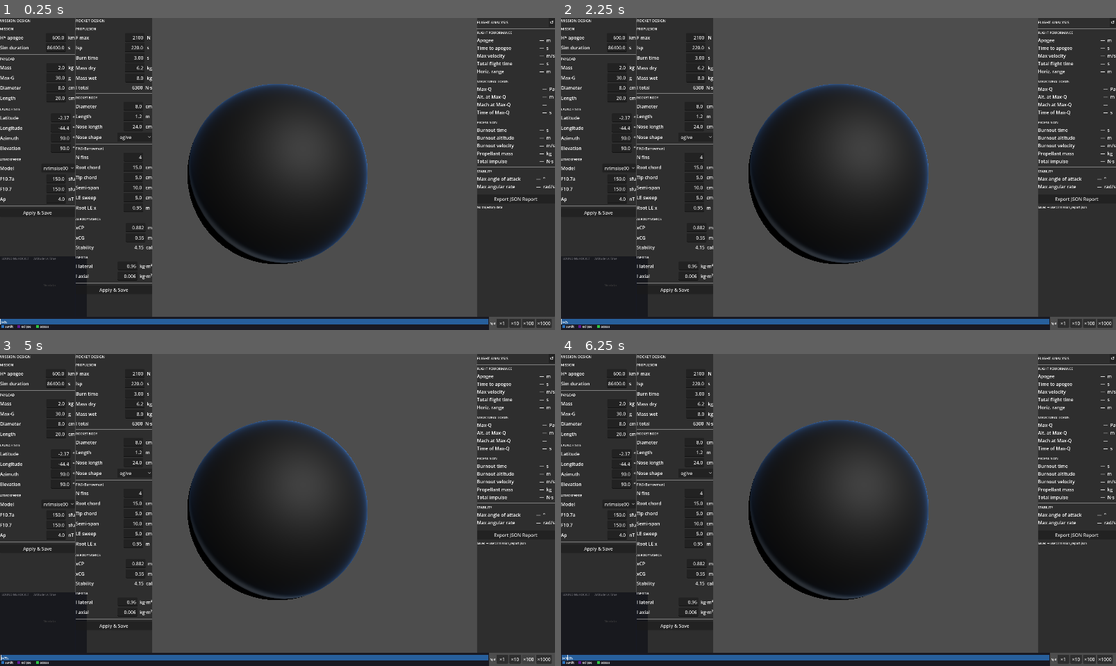
Above: before the commit, frames 1-4 (two rows, left to right).
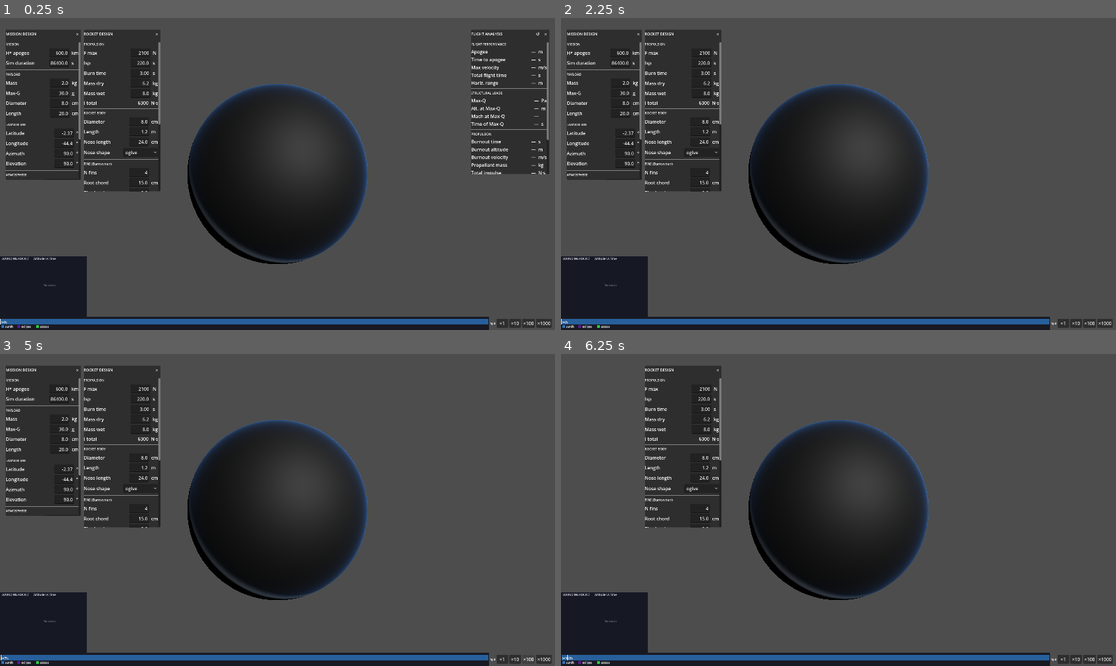
Above: after the commit, the same moments.

Repository: MrVeGGi3/vsl
Game: Godot game, scene res://scenes/main.tscn
Two runs of this game, one before a commit and one after it. Both use one fixed random seed, a clock stepped at 60 frames per second and the inputs below.
Inputs (mouse positions are in pixels of both pictures, inside the frame that each line leads up to):
- Up to frame 1 (0.25 s): no input
- Up to frame 2 (2.25 s): click "↺" at 0.5 s; click "Export JSON Report" at 1.25 s; click (1104, 33) at 2 s, where only the run after the commit has a clickable "×"
- Up to frame 3 (5 s): click "×1" at 2.75 s; click "×10" at 3.5 s; click "×100" at 4.25 s
- Up to frame 4 (6.25 s): click "×1000" at 5 s; click (638, 369) at 5.75 s, where only the run after the commit has a clickable "×"

The runs differ from the first frame. In frame 1, 22% of the frame differs, in the area x 0-100%, y 0-96%; in frame 2, 26%; in frame 3, 26%; in frame 4, 31%.

Commit message:
fix(ui): clamp panels to viewport on small screens
All three panels (Mission Design, Rocket Design, Flight Analysis) now
use _fit_to_viewport() to clamp position and cap height to vp.y - 44px,
preventing panels from rendering off-screen. Also reconnects on
size_changed so resizing the window keeps panels visible.

Co-Authored-By: Claude Sonnet 4.6 <noreply@anthropic.com>

Diff:
--- a/godot/project/scripts/analysis_panel.gd
+++ b/godot/project/scripts/analysis_panel.gd
@@ -1,4 +1,12 @@
 extends PanelContainer
+
+const PANEL_W := 270.0
+const PANEL_H := 500.0
+
+signal window_closed
+
+var _dragging := false
+var _drag_offset := Vector2.ZERO
 
 var _apogee_val:      Label
 var _apogee_t_val:    Label
@@ -22,14 +30,9 @@
 
 var _status_label:    Label
 
-func _do_layout() -> void:
-	var vp := get_viewport_rect().size
-	set_position(Vector2(vp.x - 270.0, 0.0))
-	set_size(Vector2(270.0, vp.y - 46.0))
-
 func _ready() -> void:
-	_do_layout()
-	get_viewport().size_changed.connect(_do_layout)
+	_fit_to_viewport()
+	get_viewport().size_changed.connect(_fit_to_viewport)
 
 	var outer := VBoxContainer.new()
 	outer.size_flags_vertical = Control.SIZE_EXPAND_FILL
@@ -60,20 +63,54 @@
 
 	_refresh_data()
 
+func _fit_to_viewport() -> void:
+	var vp := get_viewport_rect().size
+	var h = min(PANEL_H, vp.y - 44.0)
+	set_size(Vector2(PANEL_W, h))
+	var x = clamp(vp.x - PANEL_W - 20.0, 0.0, vp.x - PANEL_W)
+	var y = clamp(position.y, 40.0, max(40.0, vp.y - h))
+	set_position(Vector2(x, y))
+
 func _build_header(parent: VBoxContainer) -> void:
 	var hbox := HBoxContainer.new()
+	hbox.custom_minimum_size = Vector2(0, 26)
+	hbox.mouse_filter = Control.MOUSE_FILTER_STOP
 	parent.add_child(hbox)
+
 	var title := Label.new()
 	title.text = "FLIGHT ANALYSIS"
 	title.add_theme_font_size_override("font_size", 13)
 	title.size_flags_horizontal = Control.SIZE_EXPAND_FILL
+	title.mouse_filter = Control.MOUSE_FILTER_PASS
 	hbox.add_child(title)
+
 	var refresh_btn := Button.new()
 	refresh_btn.text = "↺"
+	refresh_btn.flat = true
 	refresh_btn.focus_mode = Control.FOCUS_NONE
 	refresh_btn.pressed.connect(_refresh_data)
 	hbox.add_child(refresh_btn)
-	parent.add_child(HSeparator.new())
+
+	var close_btn := Button.new()
+	close_btn.text = "×"
+	close_btn.flat = true
+	close_btn.custom_minimum_size = Vector2(24, 0)
+	close_btn.focus_mode = Control.FOCUS_NONE
+	close_btn.pressed.connect(func(): visible = false)
+	hbox.add_child(close_btn)
+
+	parent.add_child(HSeparator.new())
+	hbox.gui_input.connect(_on_titlebar_input)
+
+func _on_titlebar_input(event: InputEvent) -> void:
+	if event is InputEventMouseButton and event.button_index == MOUSE_BUTTON_LEFT:
+		_dragging = event.pressed
+		if event.pressed:
+			_drag_offset = get_global_mouse_position() - global_position
+		get_viewport().set_input_as_handled()
+	elif event is InputEventMouseMotion and _dragging:
+		global_position = get_global_mouse_position() - _drag_offset
+		get_viewport().set_input_as_handled()
 
 func _build_performance_section(parent: VBoxContainer) -> void:
 	_section_label(parent, "FLIGHT PERFORMANCE")
--- a/godot/project/scripts/mission_design_panel.gd
+++ b/godot/project/scripts/mission_design_panel.gd
@@ -1,8 +1,11 @@
 extends PanelContainer
 
 const PANEL_W := 260.0
+const PANEL_H := 520.0
 
 var _params: Dictionary = {}
+var _dragging := false
+var _drag_offset := Vector2.ZERO
 
 var _apogee_field:      LineEdit
 var _sim_dur_field:     LineEdit
@@ -20,14 +23,9 @@
 var _ap_field:           LineEdit
 var _status_label:       Label
 
-func _do_layout() -> void:
-	var vp := get_viewport_rect().size
-	set_position(Vector2(0.0, 0.0))
-	set_size(Vector2(PANEL_W, vp.y - 46.0))
-
 func _ready() -> void:
-	_do_layout()
-	get_viewport().size_changed.connect(_do_layout)
+	_fit_to_viewport()
+	get_viewport().size_changed.connect(_fit_to_viewport)
 
 	var outer := VBoxContainer.new()
 	outer.size_flags_vertical = Control.SIZE_EXPAND_FILL
@@ -63,15 +61,46 @@
 
 	_load_and_populate()
 
+func _fit_to_viewport() -> void:
+	var vp := get_viewport_rect().size
+	var h = min(PANEL_H, vp.y - 44.0)
+	set_size(Vector2(PANEL_W, h))
+	var y = clamp(position.y, 40.0, max(40.0, vp.y - h))
+	set_position(Vector2(20.0, y))
+
 func _build_header(parent: VBoxContainer) -> void:
 	var hbox := HBoxContainer.new()
+	hbox.custom_minimum_size = Vector2(0, 26)
+	hbox.mouse_filter = Control.MOUSE_FILTER_STOP
 	parent.add_child(hbox)
+
 	var title := Label.new()
 	title.text = "MISSION DESIGN"
 	title.add_theme_font_size_override("font_size", 13)
 	title.size_flags_horizontal = Control.SIZE_EXPAND_FILL
+	title.mouse_filter = Control.MOUSE_FILTER_PASS
 	hbox.add_child(title)
-	parent.add_child(HSeparator.new())
+
+	var close_btn := Button.new()
+	close_btn.text = "×"
+	close_btn.flat = true
+	close_btn.custom_minimum_size = Vector2(24, 0)
+	close_btn.focus_mode = Control.FOCUS_NONE
+	close_btn.pressed.connect(func(): visible = false)
+	hbox.add_child(close_btn)
+
+	parent.add_child(HSeparator.new())
+	hbox.gui_input.connect(_on_titlebar_input)
+
+func _on_titlebar_input(event: InputEvent) -> void:
+	if event is InputEventMouseButton and event.button_index == MOUSE_BUTTON_LEFT:
+		_dragging = event.pressed
+		if event.pressed:
+			_drag_offset = get_global_mouse_position() - global_position
+		get_viewport().set_input_as_handled()
+	elif event is InputEventMouseMotion and _dragging:
+		global_position = get_global_mouse_position() - _drag_offset
+		get_viewport().set_input_as_handled()
 
 func _build_mission_section(parent: VBoxContainer) -> void:
 	_section_label(parent, "MISSION")
--- a/godot/project/scripts/rocket_design_panel.gd
+++ b/godot/project/scripts/rocket_design_panel.gd
@@ -1,10 +1,12 @@
 extends PanelContainer
 
-const PANEL_W        := 265.0
-const PANEL_OFFSET_X := 262.0
-const G0             := 9.80665
+const PANEL_W := 265.0
+const PANEL_H := 560.0
+const G0      := 9.80665
 
 var _params: Dictionary = {}
+var _dragging := false
+var _drag_offset := Vector2.ZERO
 
 var _fmax_field:      LineEdit
 var _isp_field:       LineEdit
@@ -34,14 +36,9 @@
 
 var _status_label:    Label
 
-func _do_layout() -> void:
-	var vp := get_viewport_rect().size
-	set_position(Vector2(PANEL_OFFSET_X, 0.0))
-	set_size(Vector2(PANEL_W, vp.y - 46.0))
-
 func _ready() -> void:
-	_do_layout()
-	get_viewport().size_changed.connect(_do_layout)
+	_fit_to_viewport()
+	get_viewport().size_changed.connect(_fit_to_viewport)
 
 	var outer := VBoxContainer.new()
 	outer.size_flags_vertical = Control.SIZE_EXPAND_FILL
@@ -78,15 +75,47 @@
 
 	_load_and_populate()
 
+func _fit_to_viewport() -> void:
+	var vp := get_viewport_rect().size
+	var h = min(PANEL_H, vp.y - 44.0)
+	set_size(Vector2(PANEL_W, h))
+	var x = clamp(290.0, 0.0, max(0.0, vp.x - PANEL_W))
+	var y = clamp(position.y, 40.0, max(40.0, vp.y - h))
+	set_position(Vector2(x, y))
+
 func _build_header(parent: VBoxContainer) -> void:
 	var hbox := HBoxContainer.new()
+	hbox.custom_minimum_size = Vector2(0, 26)
+	hbox.mouse_filter = Control.MOUSE_FILTER_STOP
 	parent.add_child(hbox)
+
 	var title := Label.new()
 	title.text = "ROCKET DESIGN"
 	title.add_theme_font_size_override("font_size", 13)
 	title.size_flags_horizontal = Control.SIZE_EXPAND_FILL
+	title.mouse_filter = Control.MOUSE_FILTER_PASS
 	hbox.add_child(title)
-	parent.add_child(HSeparator.new())
+
+	var close_btn := Button.new()
+	close_btn.text = "×"
+	close_btn.flat = true
+	close_btn.custom_minimum_size = Vector2(24, 0)
+	close_btn.focus_mode = Control.FOCUS_NONE
+	close_btn.pressed.connect(func(): visible = false)
+	hbox.add_child(close_btn)
+
+	parent.add_child(HSeparator.new())
+	hbox.gui_input.connect(_on_titlebar_input)
+
+func _on_titlebar_input(event: InputEvent) -> void:
+	if event is InputEventMouseButton and event.button_index == MOUSE_BUTTON_LEFT:
+		_dragging = event.pressed
+		if event.pressed:
+			_drag_offset = get_global_mouse_position() - global_position
+		get_viewport().set_input_as_handled()
+	elif event is InputEventMouseMotion and _dragging:
+		global_position = get_global_mouse_position() - _drag_offset
+		get_viewport().set_input_as_handled()
 
 func _build_propulsion_section(parent: VBoxContainer) -> void:
 	_section_label(parent, "PROPULSION")
